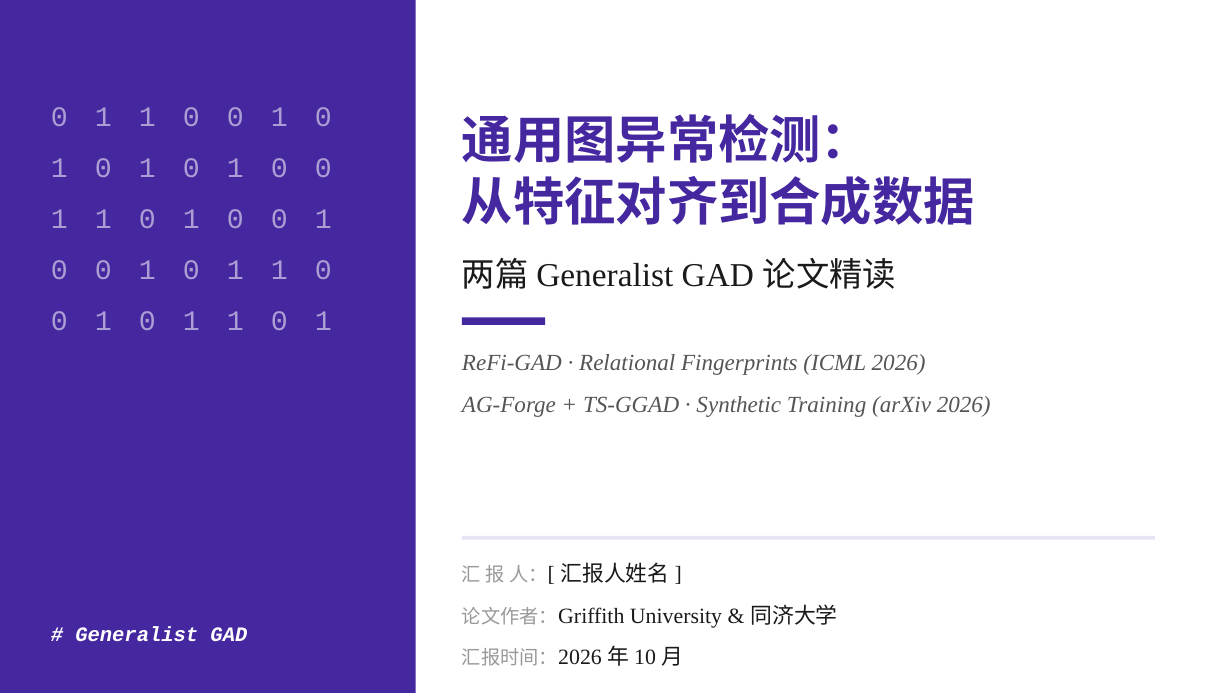
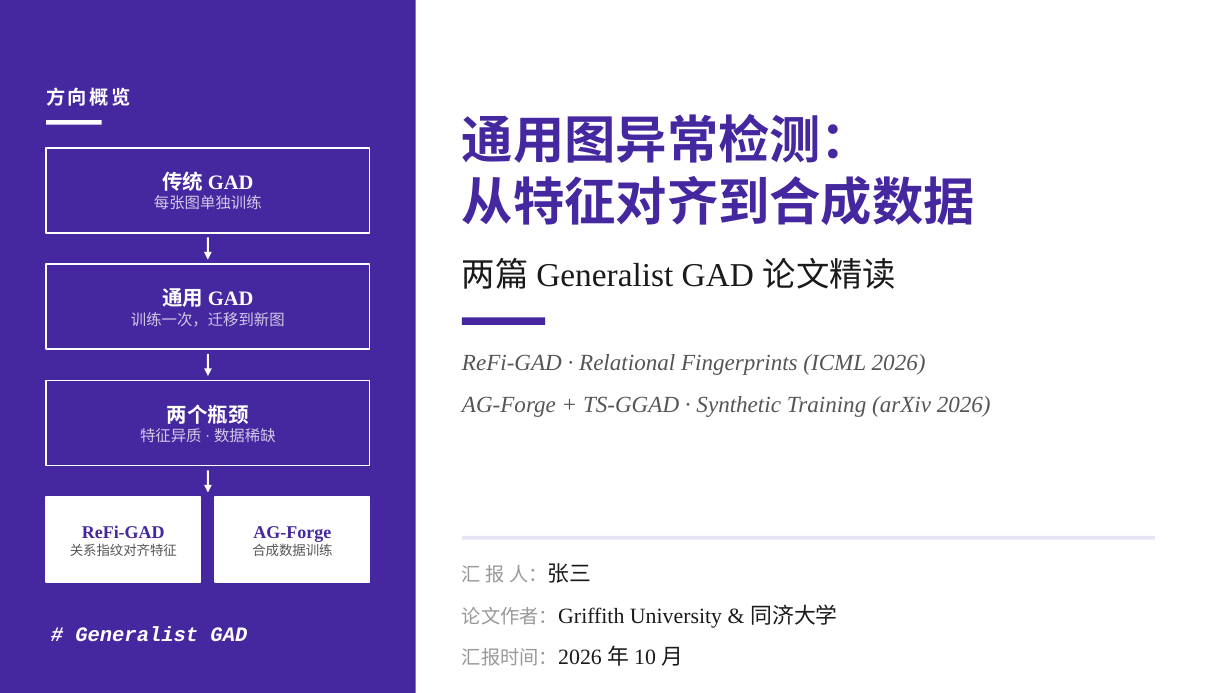
Before and after one commit to codezzzsleep/research-ppt-skill, a slide deck: slide 1 of demo/GAD_demo.pptx. Drawn at 1232x693 pixels with LibreOffice and Linux fonts; fonts in the diff are those of the drawing. Boxes give left, top, right and bottom in pixels: in the first picture for what was removed or moved away, otherwise in the second. Text is boxed around its words. In the diff, an @@ line names an element or a change of style, - is before the commit and + after.

Commit message:
Fix a false claim about ReFi-GAD ablation numbers; rebuild demo; rewrite README
The example deck and SKILL.md asserted that the ReFi-GAD paper's
ablation numbers disagree between the body text (20.39% / 0.70%) and
Table 2 (24.10 / 0.88). That assertion was wrong: the body numbers
come from Appendix Table 8 over all 14 datasets, while Table 2 covers
only the 7 Group 2 datasets. The paper is self-consistent. The claim
named a real, published paper, so it had to be corrected.

- assets/example_deck.js: reword the 4 places that made the claim
- SKILL.md: replace the "numbers disagree" guidance with "check the
  statistical scope first", and add the matching common-mistake entry
- demo/GAD_demo.pptx: rebuilt; presenter 张三; the five paper figures
  are replaced by placeholder images; layout check clean
- docs/showcase.png: regenerated from the new demo
- README.md: new version
- .gitignore: ignore *.zip

```diff
--- a/demo/GAD_demo.pptx
+++ b/demo/GAD_demo.pptx
@@ text added at bbox=[46, 87, 131, 106], 15 pt, text #FFFFFF, bold @@
+方向概览
@@ text removed at bbox=[51, 107, 332, 126] @@
-0 1 1 0 0 1 0
@@ rectangle added at bbox=[46, 120, 102, 125], fill #FFFFFF @@
@@ rectangle added at bbox=[46, 148, 370, 233], outline #FFFFFF 1.25 pt @@
@@ text removed at bbox=[51, 158, 332, 177] @@
-1 0 1 0 1 0 0
@@ text added at bbox=[154, 171, 262, 209], 12 pt, text #D1C9E7 @@
+传统 GAD
+每张图单独训练
@@ text removed at bbox=[51, 209, 332, 228] @@
-1 1 0 1 0 0 1
@@ arrow added from (208, 238) to (208, 260), #FFFFFF 1.5 pt @@
@@ rectangle added at bbox=[46, 264, 370, 349], outline #FFFFFF 1.25 pt @@
@@ text removed at bbox=[51, 260, 332, 279] @@
-0 0 1 0 1 1 0
@@ text added at bbox=[131, 288, 285, 327], 12 pt, text #D1C9E7 @@
+通用 GAD
+训练一次，迁移到新图
@@ text removed at bbox=[51, 311, 332, 330] @@
-0 1 0 1 1 0 1
@@ arrow added from (208, 354) to (208, 376), #FFFFFF 1.5 pt @@
@@ rectangle added at bbox=[46, 381, 370, 466], outline #FFFFFF 1.25 pt @@
@@ text added at bbox=[140, 404, 276, 442], 12 pt, text #D1C9E7 @@
+两个瓶颈
+特征异质 · 数据稀缺
@@ arrow added from (208, 470) to (208, 493), #FFFFFF 1.5 pt @@
@@ rectangle added at bbox=[46, 497, 201, 582], fill #FFFFFF, outline #FFFFFF 1.25 pt @@
@@ rectangle added at bbox=[215, 497, 370, 582], fill #FFFFFF, outline #FFFFFF 1.25 pt @@
@@ text added at bbox=[70, 525, 177, 556], 14 pt, text #4527A0, bold @@
+ReFi-GAD
+关系指纹对齐特征
@@ text added at bbox=[252, 526, 332, 556], 14 pt, text #4527A0, bold @@
+AG-Forge
+合成数据训练
@@ text at bbox=[462, 563, 592, 583]: text changed; size 17 to 15 pt; text colour #1A1A1A to #999999 @@
-汇 报 人：[ 汇报人姓名 ]
+汇 报 人：张三
```
Also in this commit, not shown: 1 other slide changed, 5 other files.
